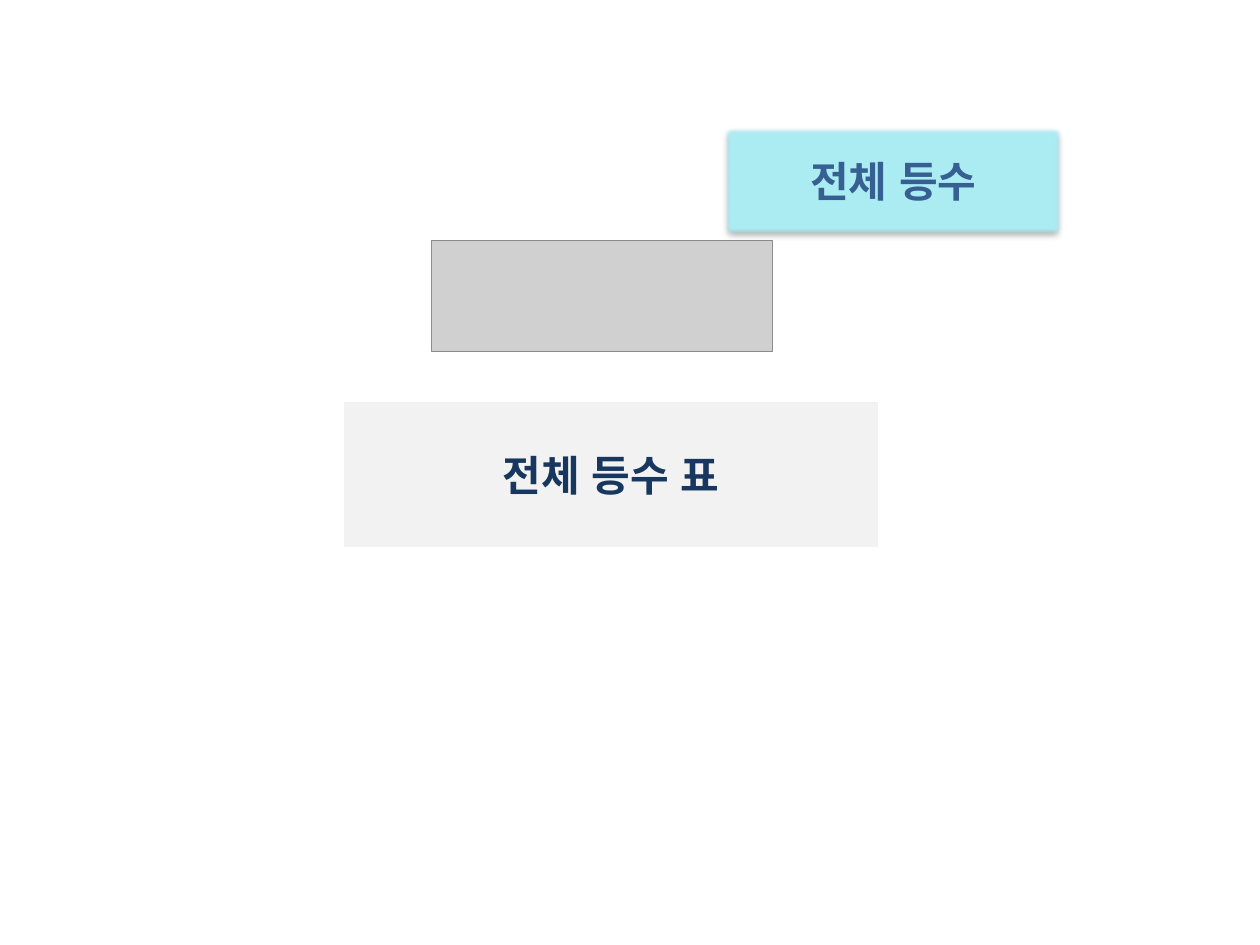
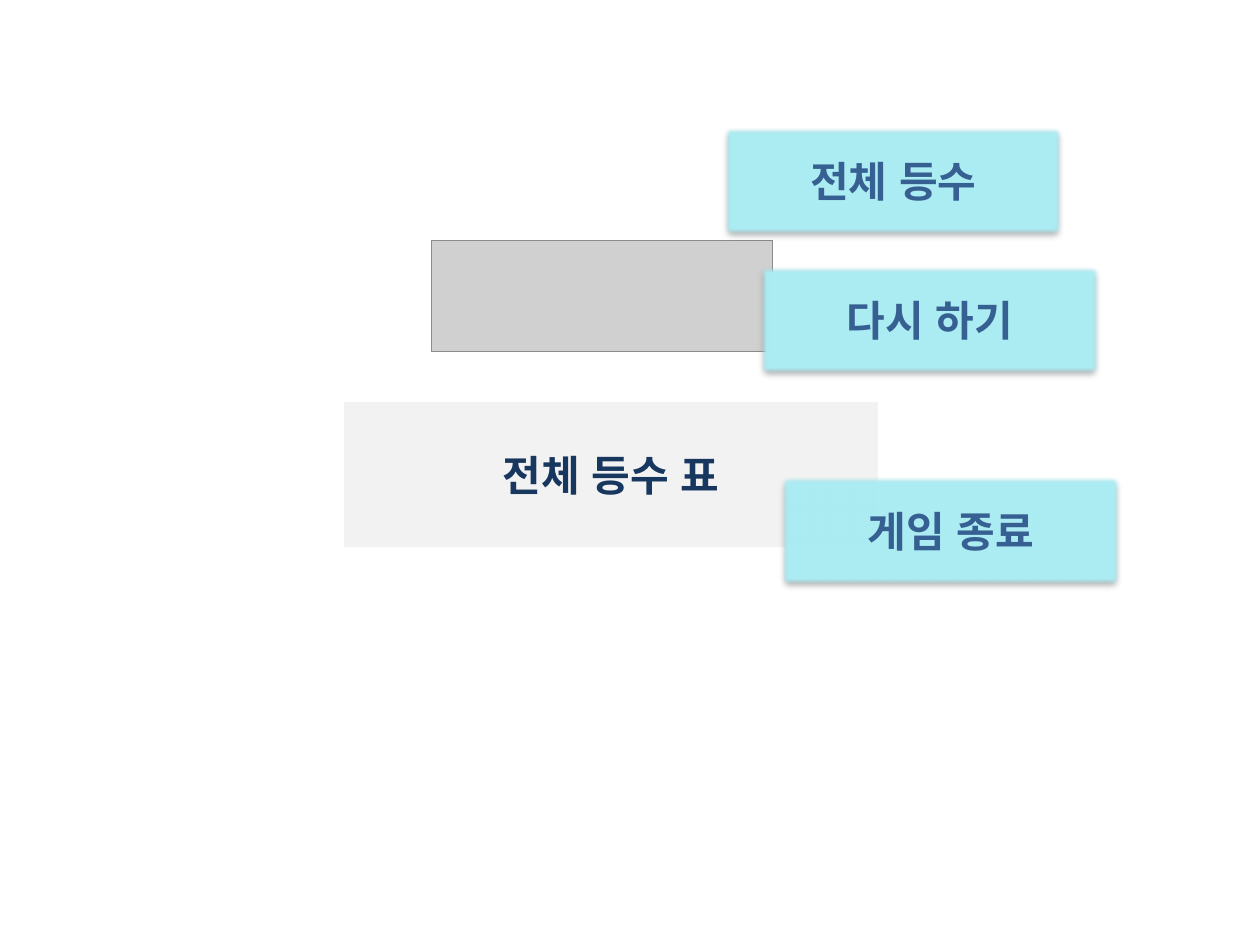
Before and after one commit to john980302/study, a slide deck: slide 1 of App_code/이미지만드는ppt.pptx. Drawn at 1260x945 pixels with LibreOffice and Linux fonts; fonts in the diff are those of the drawing; grey boxes stand for pictures. Boxes give left, top, right and bottom in pixels: in the first picture for what was removed or moved away, otherwise in the second. Text is boxed around its words. In the diff, an @@ line names an element or a change of style, - is before the commit and + after.

```diff
--- a/App_code/이미지만드는ppt.pptx
+++ b/App_code/이미지만드는ppt.pptx
@@ rectangle added at bbox=[759, 265, 1100, 377], fill #ACEDF4, 24 pt, text #376092, bold @@
+다시 하기
@@ rectangle added at bbox=[780, 475, 1121, 587], fill #ACEDF4, 24 pt, text #376092, bold @@
+게임 종료
```
Also in this commit, not shown: 3 other files.
